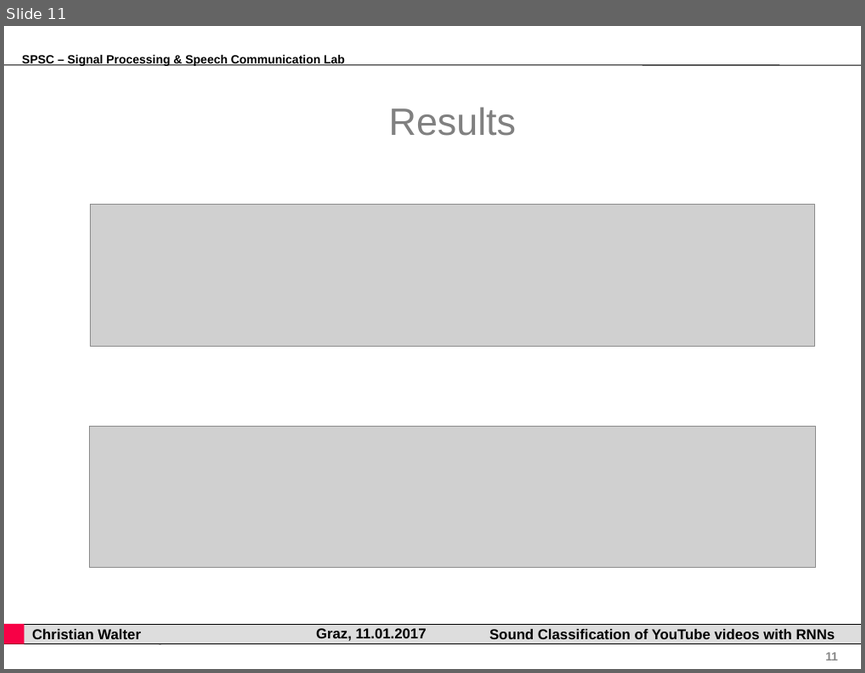
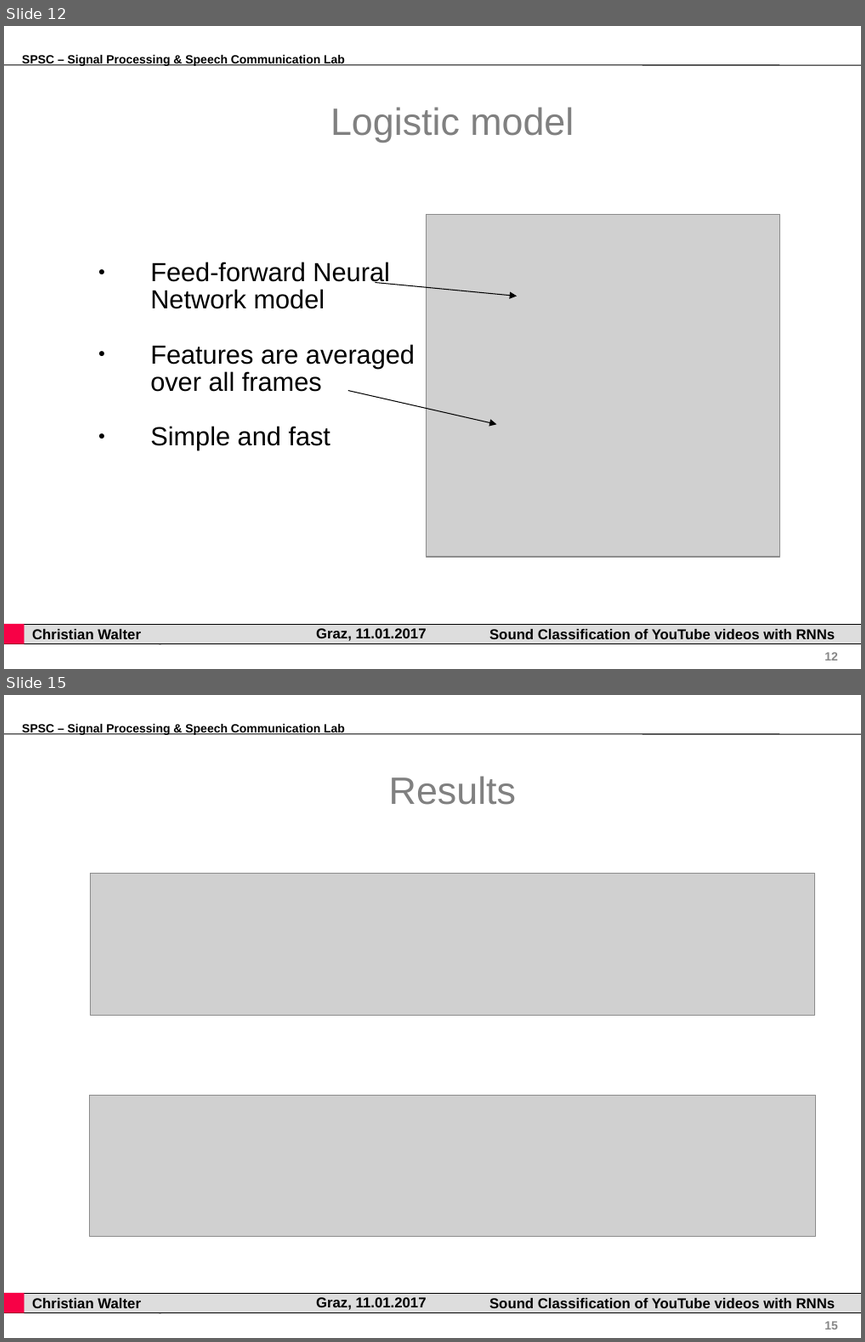
Before and after one commit to gartenschlaefer/present, a slide deck: bachelor_thesis/bachelor_thesis.ppt. Shown one above the other, each under a label of ours: slide 11 before the commit, slides 12 and 15 after it; the slides between them are not shown. The pictures are 865x673 and 865x1342 pixels, drawn with LibreOffice and Linux fonts; fonts in the diff are those of the drawing; grey boxes stand for pictures; background and template pictures are left out. Boxes give left, top, right and bottom in pixels: in the first picture for what was removed or moved away, otherwise in the second. Text is boxed around its words. In the diff, an @@ line names an element or a change of style, - is before the commit and + after.

```diff
--- a/bachelor_thesis/bachelor_thesis.ppt
+++ b/bachelor_thesis/bachelor_thesis.ppt
@@ slide 12 added at (4,26,861,669), background #FFFFFF; not listed: 8 template elements that a slide beside it also shows @@
@@ title added at (330,107,574,142), 32 pt, text #808080 @@
+Logistic model
@@ picture added at (426,215,780,556) @@
@@ text added at (150,261,415,450), 22 pt, text #000000 @@
+● Feed-forward Neural Network model
+● Features are averaged over all frames
+● Simple and fast
@@ arrow added from (375, 282) to (517, 296), #000000 0.74 pt @@
@@ arrow added from (348, 390) to (497, 425), #000000 0.74 pt @@
@@ what was slide 11 is now slide 15 @@
@@ page number at (824,1321,838,1329): text changed @@
-11
+15
```
Also in this commit, not shown: 6 slides changed, 5 other slides added, 2 slides removed, 7 other files.
